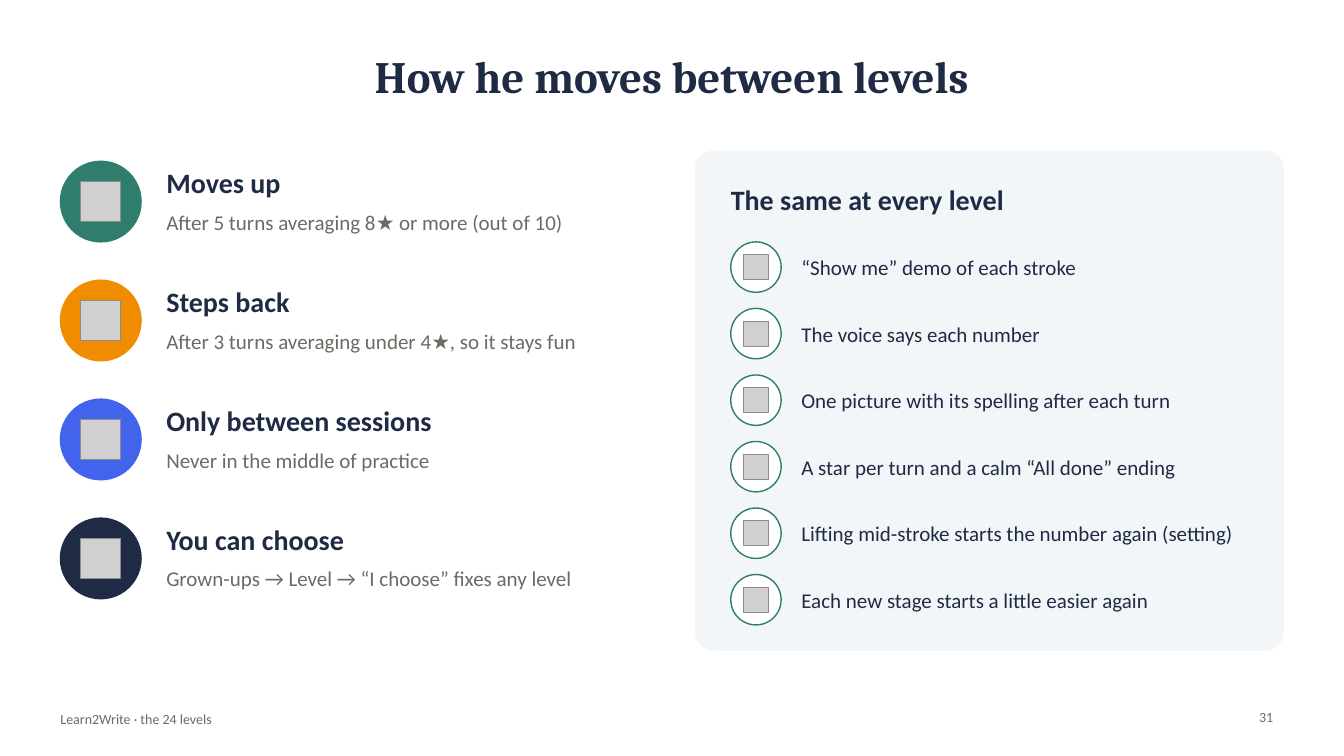
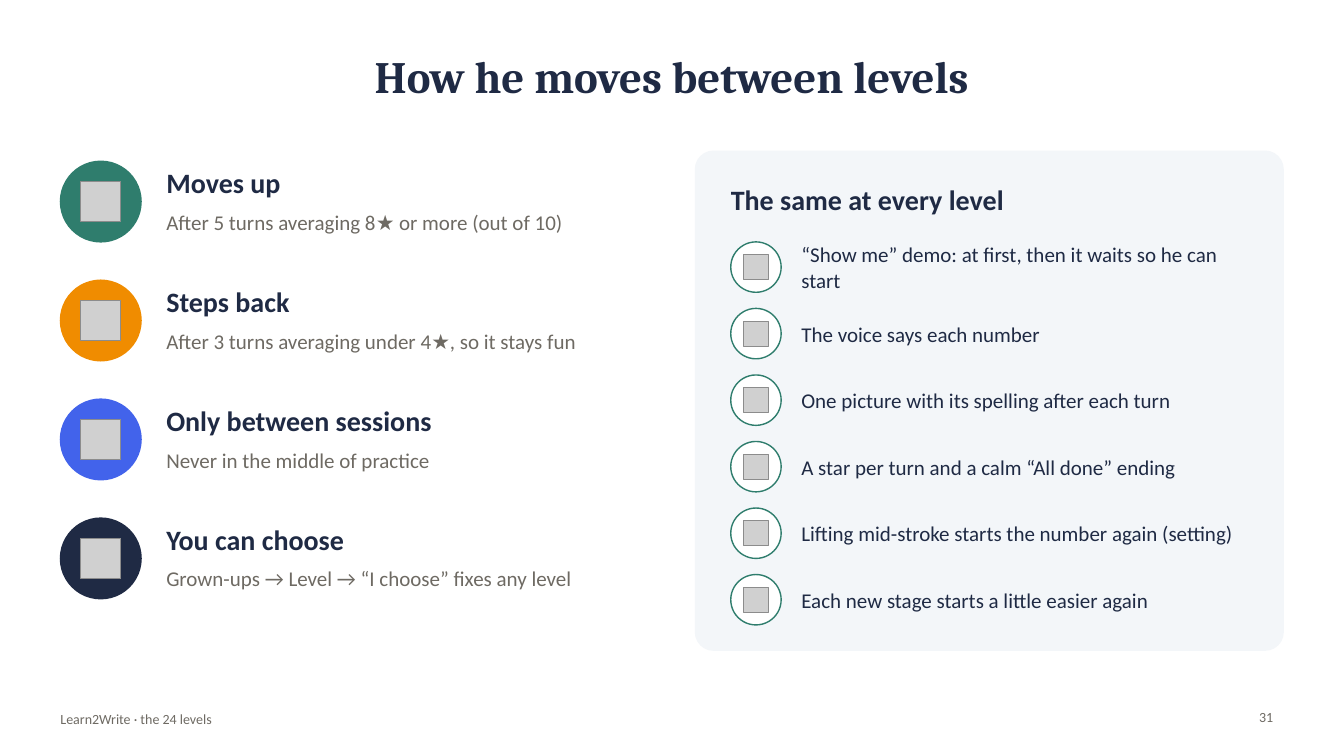
Before and after one commit to kiaanwankhede/Kiaan_Writing, a slide deck: slide 31 of docs/download/Learn2Write-levels.pptx. Drawn at 1344x756 pixels with LibreOffice and Linux fonts; fonts in the diff are those of the drawing; grey boxes stand for pictures. Boxes give left, top, right and bottom in pixels: in the first picture for what was removed or moved away, otherwise in the second. Text is boxed around its words. In the diff, an @@ line names an element or a change of style, - is before the commit and + after.

```diff
--- a/docs/download/Learn2Write-levels.pptx
+++ b/docs/download/Learn2Write-levels.pptx
@@ text at [801, 247, 1217, 288]: text changed @@
-“Show me” demo of each stroke
+“Show me” demo: at first, then it waits so he can start
```
Also in this commit, not shown: 6 other slides changed, 13 other files.
